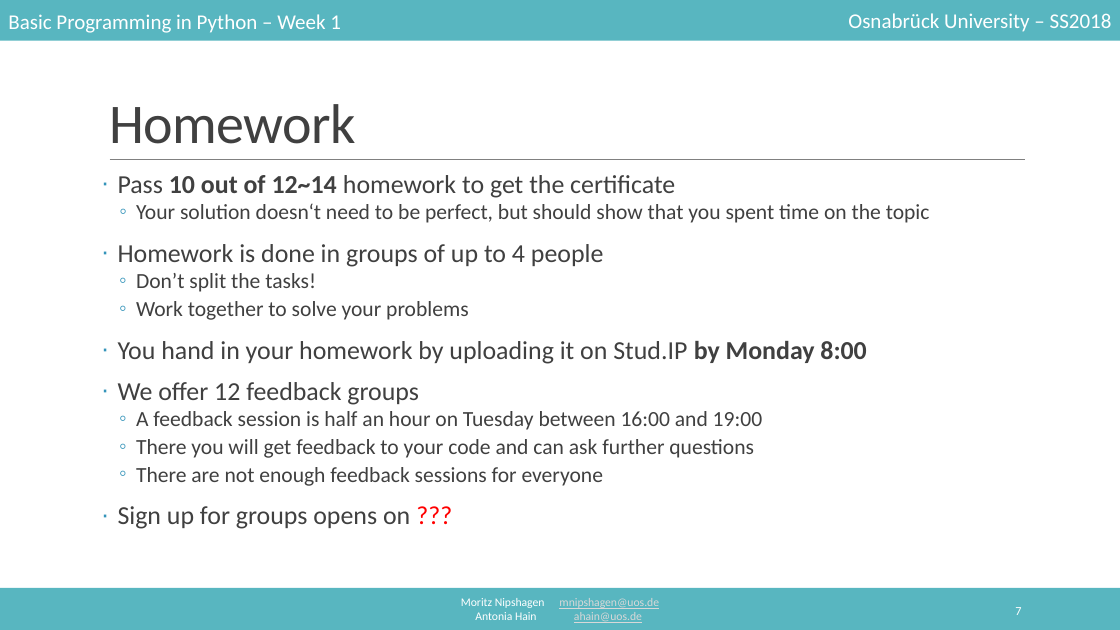
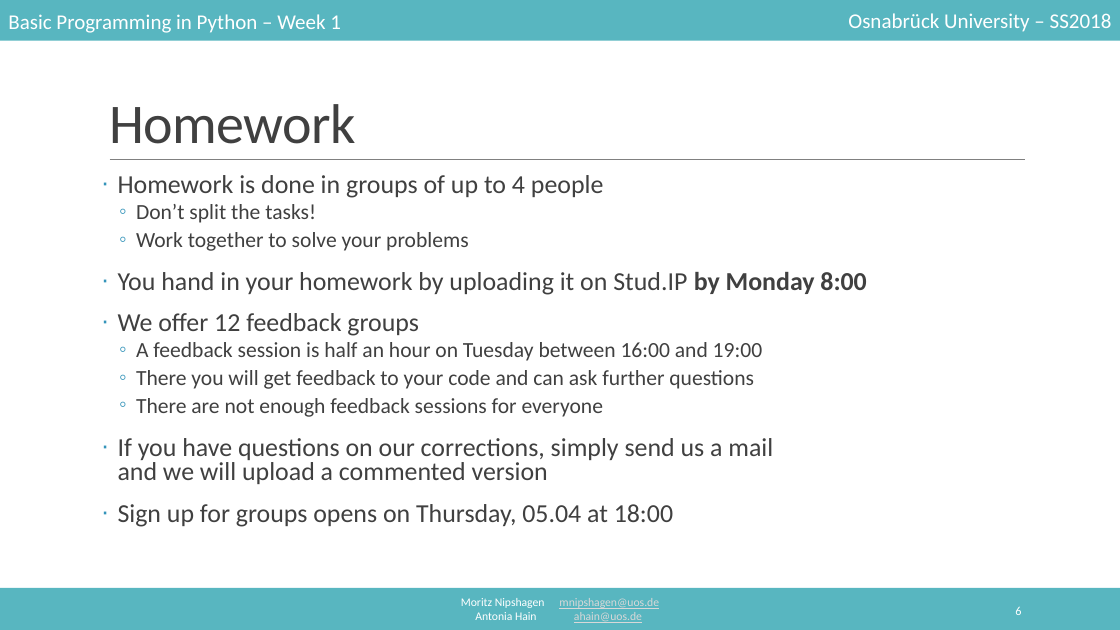
Before and after one commit to mnipshagen/monty, a slide deck: slide 6 of 2018/01/Hello_World.pptx (slide 7 before the commit). Drawn at 1120x630 pixels with LibreOffice and Linux fonts; fonts in the diff are those of the drawing. Boxes give left, top, right and bottom in pixels: in the first picture for what was removed or moved away, otherwise in the second. Text is boxed around its words. In the diff, an @@ line names an element or a change of style, - is before the commit and + after.

```diff
--- a/2018/01/Hello_World.pptx
+++ b/2018/01/Hello_World.pptx
@@ text at (x1=118, y1=175, x2=930, y2=223): paragraphs removed @@
-· Pass 10 out of 12~14 homework to get the certificate
-  ◦ Your solution doesn‘t need to be perfect, but should show that you spent time on the topic
@@ text at (x1=118, y1=438, x2=773, y2=527): text changed @@
-· Sign up for groups opens on ???
+· If you have questions on our corrections, simply send us a mail
+  and we will upload a commented version
+· Sign up for groups opens on Thursday, 05.04 at 18:00
@@ page number at (x1=1015, y1=606, x2=1021, y2=615): text changed @@
-7
+6
```
Also in this commit, not shown: 9 other slides changed, 4 slides added, 1 slide removed, 1 other file.
